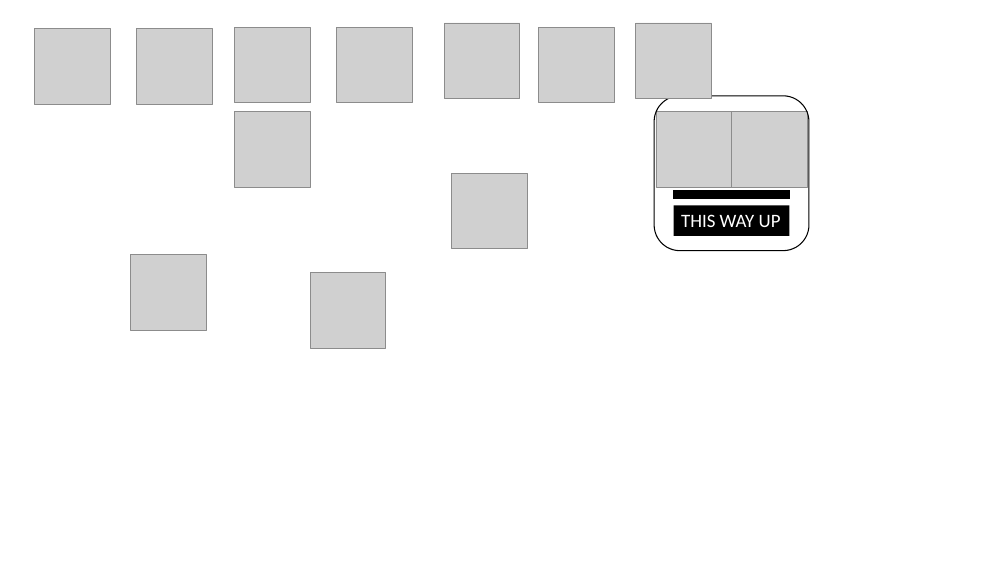
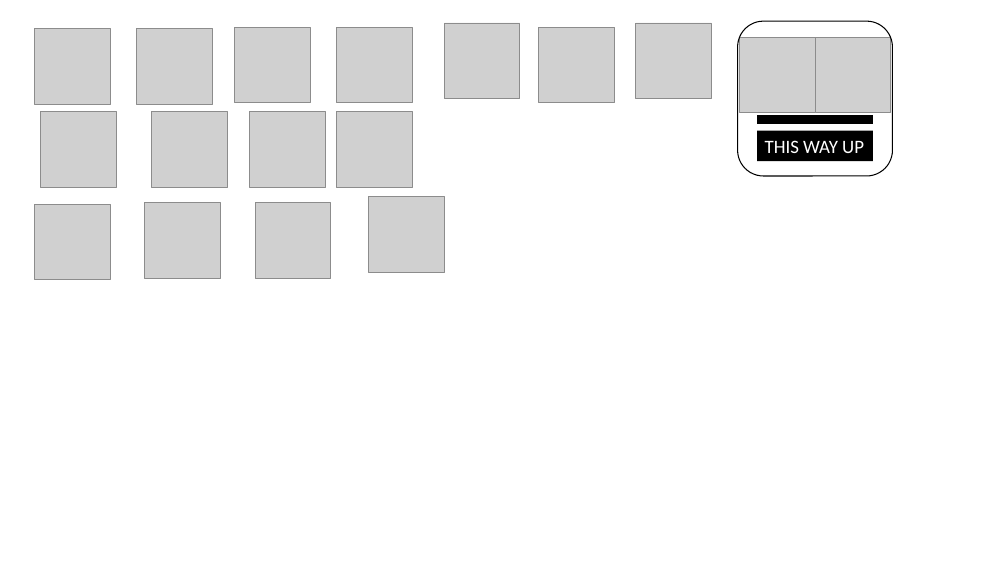
Before and after one commit to CallumShillan/Welcome-Prisoner, a slide deck: slide 10 of Assets/Materials + Textures/Personal/Roomnames/Roomnames.pptx. Drawn at 1008x567 pixels with LibreOffice and Linux fonts; fonts in the diff are those of the drawing; grey boxes stand for pictures. Boxes give left, top, right and bottom in pixels: in the first picture for what was removed or moved away, otherwise in the second. Text is boxed around its words. In the diff, an @@ line names an element or a change of style, - is before the commit and + after.

```diff
--- a/Assets/Materials + Textures/Personal/Roomnames/Roomnames.pptx
+++ b/Assets/Materials + Textures/Personal/Roomnames/Roomnames.pptx
@@ 2 pictures, 2 rectangles, 1 rounded rectangle: place and size @@
-2 pictures, 2 rectangles, 1 rounded rectangle at [654,96,809,251]
+2 pictures, 2 rectangles, 1 rounded rectangle at [738,21,893,176]
@@ picture: place and size @@
-picture at [131,255,206,330]
+picture at [41,112,116,188]
@@ picture: place and size @@
-picture at [234,112,310,188]
+picture at [152,112,228,188]
@@ picture: place and size @@
-picture at [452,173,528,249]
+picture at [250,112,325,188]
@@ picture: place and size @@
-picture at [310,272,386,348]
+picture at [337,112,412,188]
@@ picture added at [35,204,110,280] @@
@@ picture added at [145,203,221,278] @@
@@ picture added at [256,203,331,278] @@
@@ picture added at [369,197,445,272] @@
```
Also in this commit, not shown: 53 other files.
